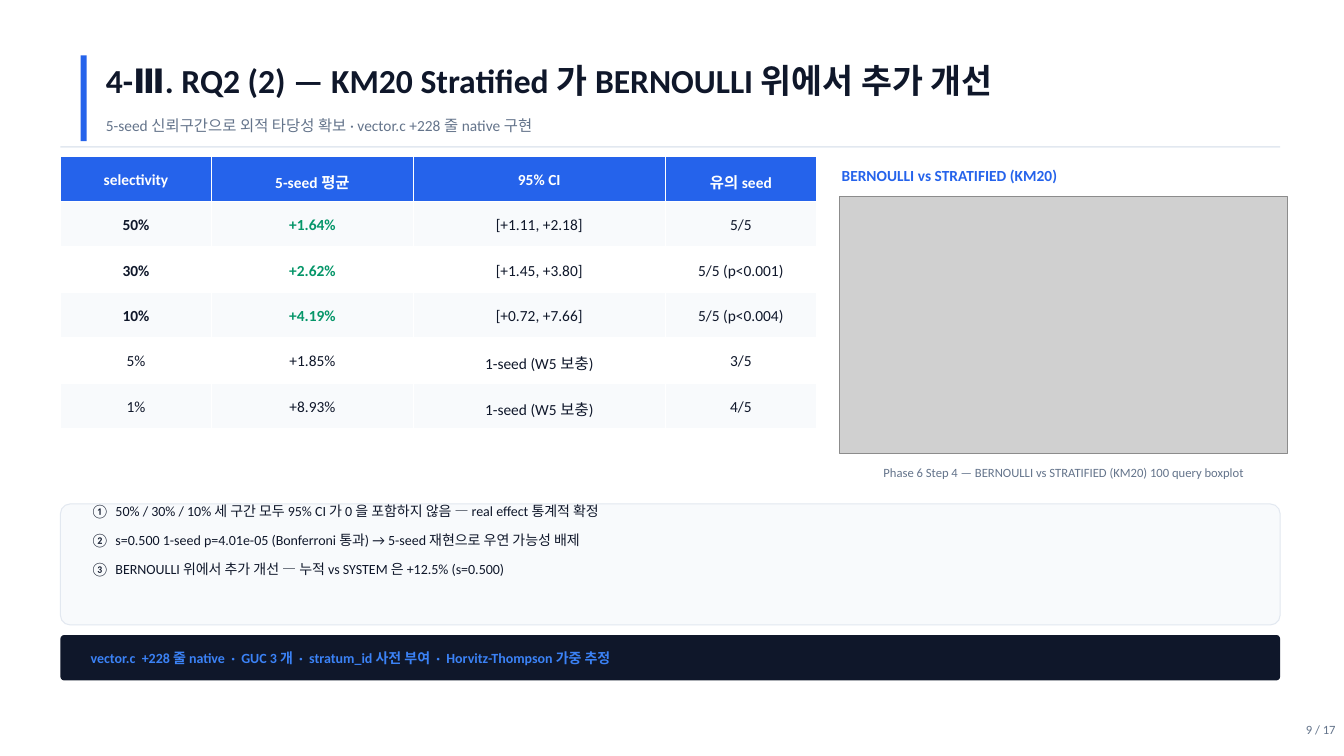
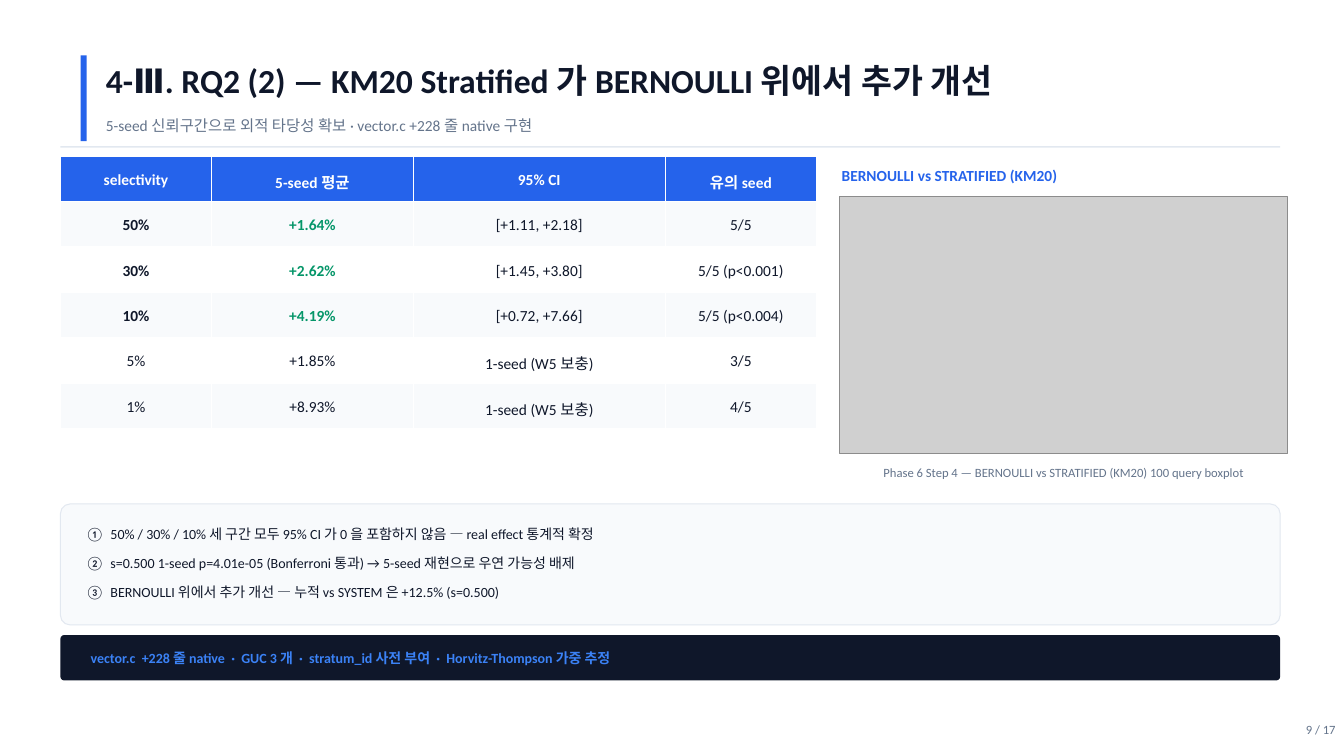
Before and after one commit to johyunbin/Capstone, a slide deck: slide 9 of submission/_drafts/속도는벡터_중간발표.pptx. Drawn at 1344x756 pixels with LibreOffice and Linux fonts; fonts in the diff are those of the drawing; grey boxes stand for pictures. Boxes give left, top, right and bottom in pixels: in the first picture for what was removed or moved away, otherwise in the second. Text is boxed around its words. In the diff, an @@ line names an element or a change of style, - is before the commit and + after.

Commit message:
sync: 사용자 PPT 수정본 v2 + 발표 스크립트 PDF 추가
- 속도는벡터_중간발표.pptx · pdf — 사용자 직접 추가 수정 반영 (양식 보존)
- 속도는벡터_중간발표_스크립트.pdf — 발표 스크립트 .md → Chrome CDP 변환 (md2pdf)

```diff
--- a/submission/_drafts/속도는벡터_중간발표.pptx
+++ b/submission/_drafts/속도는벡터_중간발표.pptx
@@ text "① 50% / 30% / ...": place and size @@
-text "① 50% / 30% / ..." at [91, 504, 599, 577]
+text "① 50% / 30% / ..." at [86, 527, 594, 600]
```
Also in this commit, not shown: 5 other slides changed, 2 other files.
